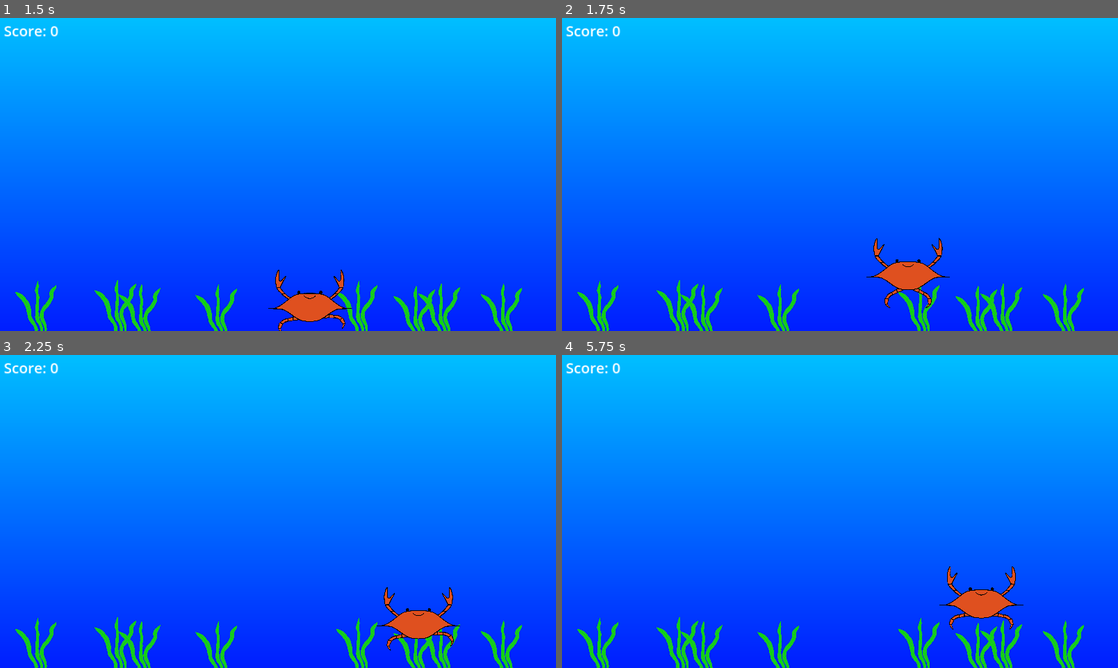
Above: before the commit, frames 1-4 (two rows, left to right).
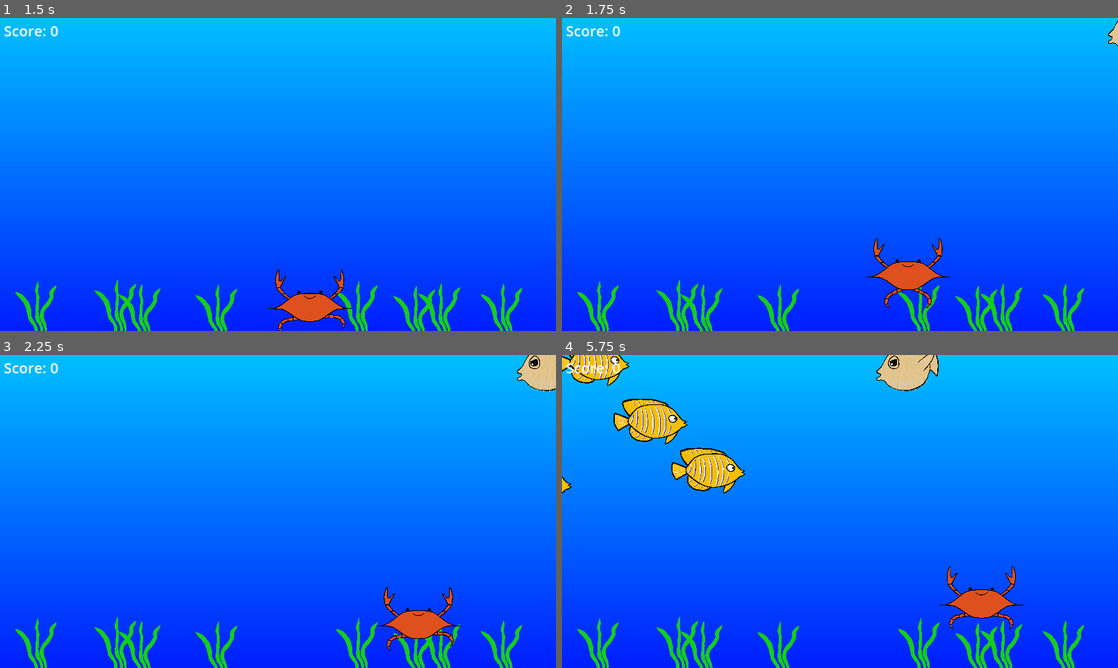
Above: after the commit, the same moments.

Repository: tkindy/crab-grab
Game: Godot game, scene res://scenes/main_menu.tscn
Two runs of this game, one before a commit and one after it. Both use one fixed random seed, a clock stepped at 60 frames per second and the inputs below.
Inputs:
- Up to frame 1 (1.5 s): click "Start" at 0.5 s; tap Enter at 1.25 s; hold D (move_right) from 1.28 s (still down)
- Up to frame 2 (1.75 s): keep holding D (move_right); tap Space (jump) at 1.52 s
- Up to frame 3 (2.25 s): keep holding D (move_right)
- Up to frame 4 (5.75 s): tap Space (jump) at 2.27, 3.77, 4.52, 5.27 s; release D (move_right) at 2.78 s; hold A (move_left) 2.78-3.53 s; hold D (move_right) 3.53-5.03 s; hold A (move_left) from 5.03 s (still down)

Frame 1 is identical in both runs. In frame 2, less than 0.1% of the frame differs, in the area x 98-100%, y 0-10%; in frame 3, 0.7%; in frame 4, 4.4%, in the area x 0-68%, y 0-45%.
Error before the commit: Parse Error: Could not resolve super class path "res://abstract_fish.gd". (res://scenes/fish_2.gd:1)

Commit message:
Extend puffer from abstract fish

Diff:
--- a/scenes/abstract_fish.tscn
+++ b/scenes/abstract_fish.tscn
@@ -3,6 +3,7 @@
 [ext_resource type="Script" path="res://scenes/abstract_fish.gd" id="1_27f5u"]
 
 [node name="AbstractFish" type="Area2D"]
+collision_mask = 2
 script = ExtResource("1_27f5u")
 
 [node name="VisibleOnScreenNotifier2D" type="VisibleOnScreenNotifier2D" parent="."]
--- a/scenes/fish_2.gd
+++ b/scenes/fish_2.gd
@@ -1,4 +1,4 @@
-extends "res://abstract_fish.gd"
+extends "res://scenes/abstract_fish.gd"
 
 
 func get_width():
--- a/scenes/fish_2.tscn
+++ b/scenes/fish_2.tscn
@@ -8,7 +8,6 @@
 size = Vector2(154, 95)
 
 [node name="Fish2" instance=ExtResource("1_4e2g3")]
-collision_mask = 2
 script = ExtResource("2_rdd4l")
 
 [node name="Sprite2D" type="Sprite2D" parent="." index="1"]
--- a/scenes/game.gd
+++ b/scenes/game.gd
@@ -2,8 +2,8 @@
 
 
 const FISH = preload("res://scenes/fish_2.tscn")
-const PUFFER = preload("res://scenes/pufferfish.tscn")
-const PUFFER_RATIO = 0.1
+const PUFFER = preload("res://scenes/pufferfish_2.tscn")
+const PUFFER_RATIO = 0.2
 
 var score = 0
 
--- /dev/null
+++ b/scenes/pufferfish_2.gd
@@ -0,0 +1,5 @@
+extends "res://scenes/abstract_fish.gd"
+
+
+func get_width() -> int:
+  return $Body.texture.get_size().x * $Body.scale.x
--- /dev/null
+++ b/scenes/pufferfish_2.tscn
@@ -0,0 +1,86 @@
+[gd_scene load_steps=12 format=3 uid="uid://b8t8ujgun4naw"]
+
+[ext_resource type="PackedScene" uid="uid://8lidfeg1yhmh" path="res://scenes/abstract_fish.tscn" id="1_hpowh"]
+[ext_resource type="Script" path="res://scenes/pufferfish_2.gd" id="2_vkost"]
+[ext_resource type="Texture2D" uid="uid://cix0p83usvdxu" path="res://assets/pufferfish/Pufferfish-TailFin.png" id="3_aysuq"]
+[ext_resource type="Texture2D" uid="uid://cpsm70jba4w2" path="res://assets/pufferfish/Pufferfish-Body.png" id="4_162vj"]
+[ext_resource type="Texture2D" uid="uid://b3fdcngufmfmo" path="res://assets/pufferfish/Pufferfish-Eye.png" id="5_x6dfd"]
+[ext_resource type="Texture2D" uid="uid://0xnllfror5ei" path="res://assets/pufferfish/Pufferfish-Spikes.png" id="6_f4noc"]
+[ext_resource type="Texture2D" uid="uid://cmtnumxv23yb4" path="res://assets/pufferfish/Pufferfish-Fin.png" id="7_m7bqb"]
+
+[sub_resource type="CapsuleShape2D" id="CapsuleShape2D_2fvy4"]
+radius = 240.0
+height = 606.0
+
+[sub_resource type="Animation" id="Animation_eek77"]
+length = 0.001
+tracks/0/type = "value"
+tracks/0/imported = false
+tracks/0/enabled = true
+tracks/0/path = NodePath("Fin:skew")
+tracks/0/interp = 1
+tracks/0/loop_wrap = true
+tracks/0/keys = {
+"times": PackedFloat32Array(0),
+"transitions": PackedFloat32Array(1),
+"update": 0,
+"values": [0.0]
+}
+
+[sub_resource type="Animation" id="Animation_hxb4f"]
+resource_name = "swim"
+length = 0.75
+loop_mode = 1
+step = 0.125
+tracks/0/type = "value"
+tracks/0/imported = false
+tracks/0/enabled = true
+tracks/0/path = NodePath("Fin:skew")
+tracks/0/interp = 1
+tracks/0/loop_wrap = true
+tracks/0/keys = {
+"times": PackedFloat32Array(0, 0.375),
+"transitions": PackedFloat32Array(1, 1),
+"update": 0,
+"values": [0.0, 0.436332]
+}
+
+[sub_resource type="AnimationLibrary" id="AnimationLibrary_1pps8"]
+_data = {
+"RESET": SubResource("Animation_eek77"),
+"swim": SubResource("Animation_hxb4f")
+}
+
+[node name="Pufferfish2" instance=ExtResource("1_hpowh")]
+script = ExtResource("2_vkost")
+
+[node name="TailFin" type="Sprite2D" parent="." index="1"]
+scale = Vector2(0.2, 0.2)
+texture = ExtResource("3_aysuq")
+
+[node name="Body" type="Sprite2D" parent="." index="2"]
+scale = Vector2(0.2, 0.2)
+texture = ExtResource("4_162vj")
+
+[node name="Eye" type="Sprite2D" parent="." index="3"]
+scale = Vector2(0.2, 0.2)
+texture = ExtResource("5_x6dfd")
+
+[node name="Spikes" type="Sprite2D" parent="." index="4"]
+scale = Vector2(0.2, 0.2)
+texture = ExtResource("6_f4noc")
+
+[node name="Fin" type="Sprite2D" parent="." index="5"]
+scale = Vector2(0.2, 0.2)
+texture = ExtResource("7_m7bqb")
+
+[node name="CollisionShape2D" type="CollisionShape2D" parent="." index="6"]
+rotation = -1.57204
+scale = Vector2(0.193303, 0.194353)
+shape = SubResource("CapsuleShape2D_2fvy4")
+
+[node name="AnimationPlayer" type="AnimationPlayer" parent="." index="7"]
+libraries = {
+"": SubResource("AnimationLibrary_1pps8")
+}
+autoplay = "swim"
